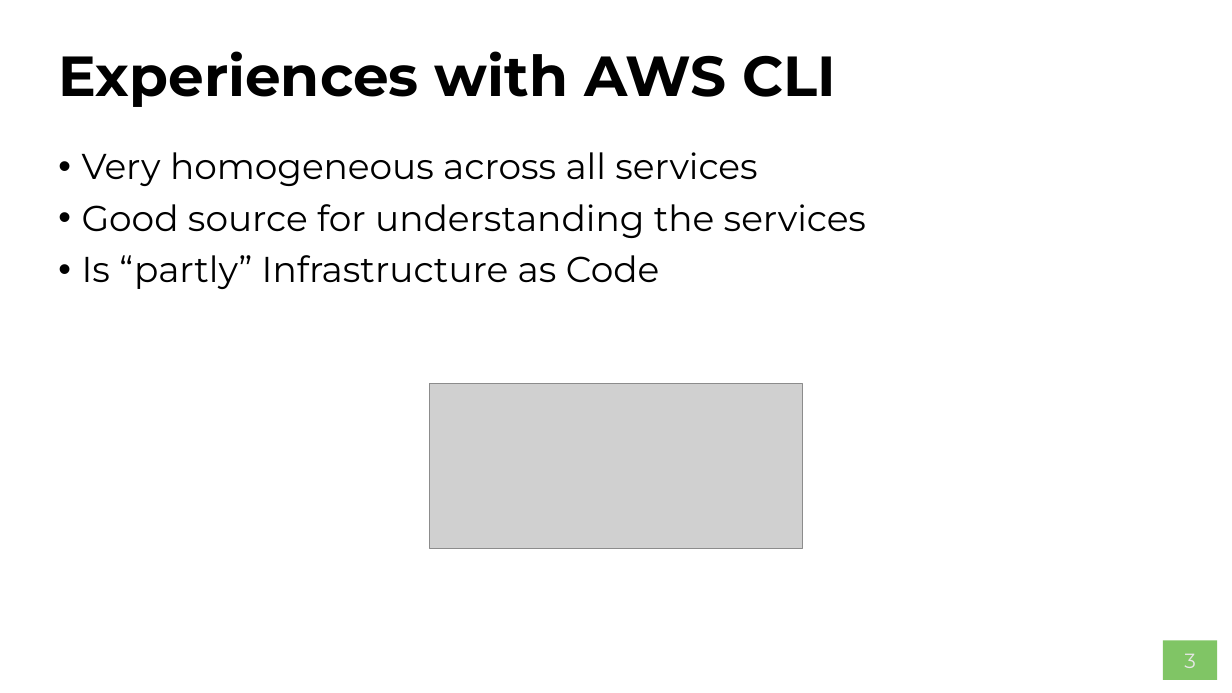
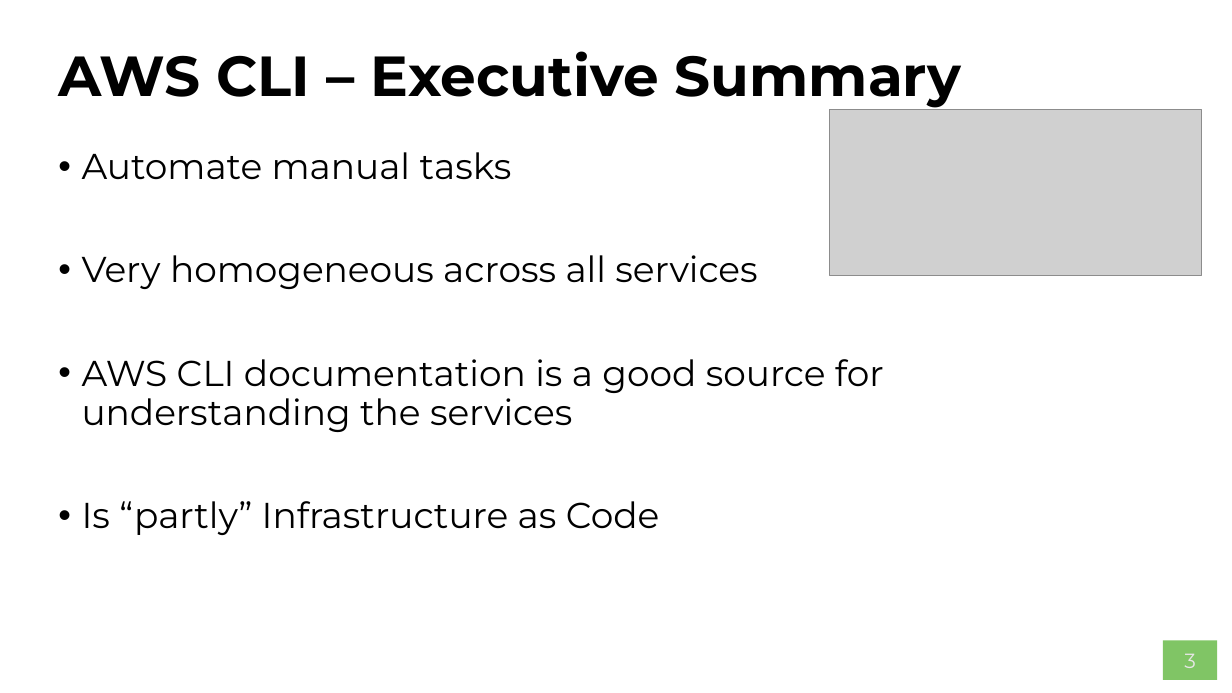
Before and after one commit to AWS-Competence-Group/sessions, a slide deck: slide 3 of 04-aws-cli/04-aws-cli.pptx. Drawn at 1232x693 pixels with LibreOffice and Linux fonts; fonts in the diff are those of the drawing; grey boxes stand for pictures; background and template pictures are left out. Boxes give left, top, right and bottom in pixels: in the first picture for what was removed or moved away, otherwise in the second. Text is boxed around its words. In the diff, an @@ line names an element or a change of style, - is before the commit and + after.

```diff
--- a/04-aws-cli/04-aws-cli.pptx
+++ b/04-aws-cli/04-aws-cli.pptx
@@ title at [58, 51, 962, 108]: text changed @@
-Experiences with AWS CLI
+AWS CLI – Executive Summary
@@ picture: place and size @@
-picture at [430, 384, 802, 549]
+picture at [830, 109, 1202, 274]
@@ text at [82, 152, 512, 180]: paragraph added @@
+• Automate manual tasks
@@ text at [82, 359, 884, 432]: text changed @@
-• Good source for understanding the services
+• AWS CLI documentation is a good source for understanding the services
```
Also in this commit, not shown: 2 other slides changed, 3 slides added, 10 slides removed.
